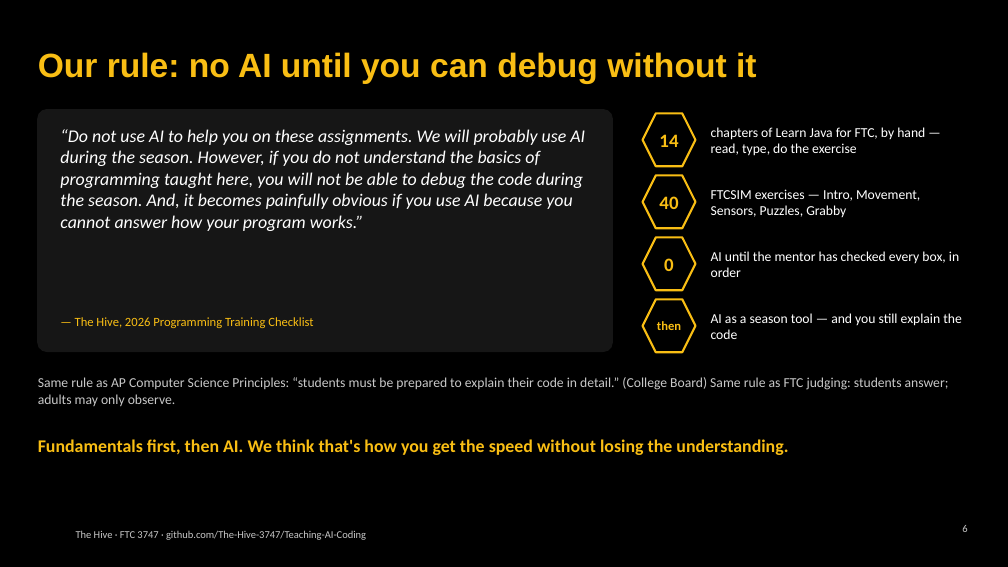
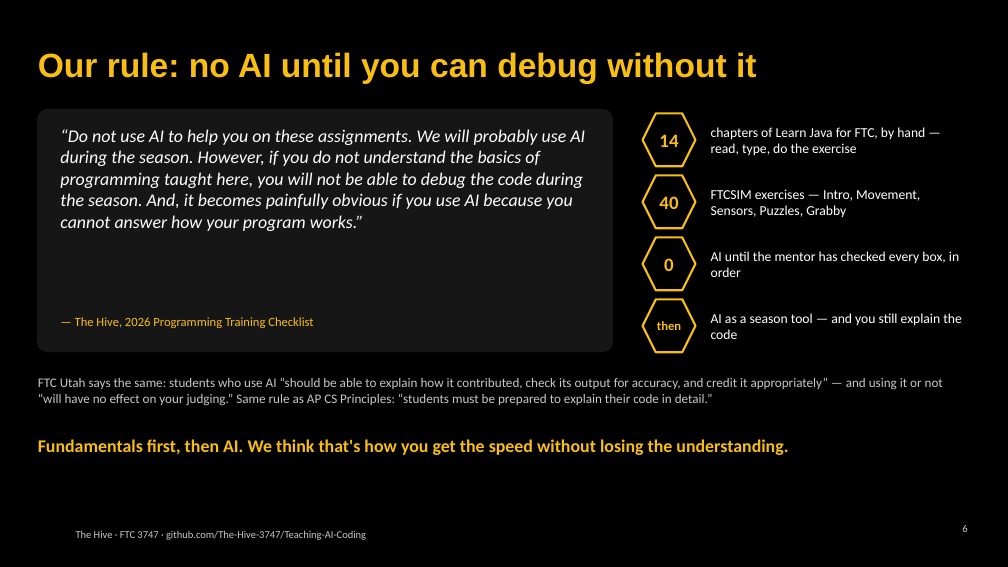
Before and after one commit to The-Hive-3747/Teaching-AI-Coding, a slide deck: slide 6 of slides/kickoff.pptx. Drawn at 1008x567 pixels with LibreOffice and Linux fonts; fonts in the diff are those of the drawing; background and template pictures are left out. Boxes give left, top, right and bottom in pixels: in the first picture for what was removed or moved away, otherwise in the second. Text is boxed around its words. In the diff, an @@ line names an element or a change of style, - is before the commit and + after.

```diff
--- a/slides/kickoff.pptx
+++ b/slides/kickoff.pptx
@@ text at [38, 378, 943, 406]: text changed; size 13 to 12.5 pt @@
-Same rule as AP Computer Science Principles: “students must be prepared to explain their code in detail.” (College Board) Same rule as FTC judging: students answer; adults may only observe.
+FTC Utah says the same: students who use AI “should be able to explain how it contributed, check its output for accuracy, and credit it appropriately” — and using it or not “will have no effect on your judging.” Same rule as AP CS Principles: “students must be prepared to explain their code in detail.”
```
Also in this commit, not shown: 2 other slides changed, 7 other files.
